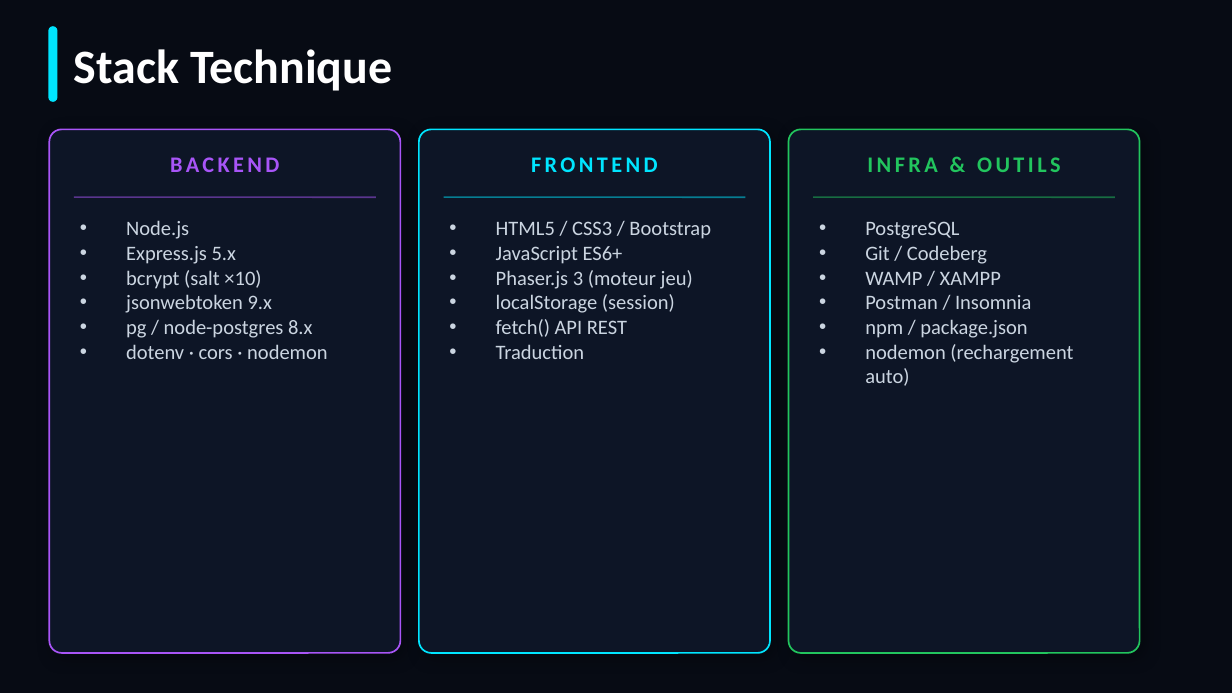
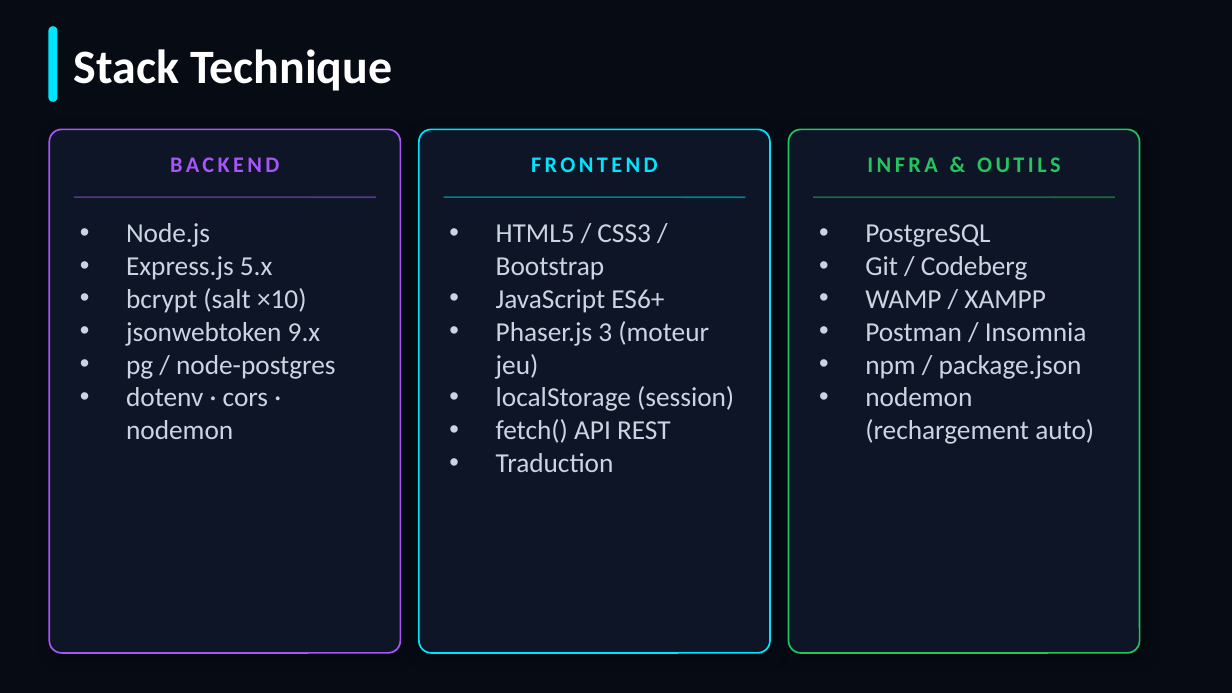
Before and after one commit to Vyzoin/Neuropulse, a slide deck: slide 6 of Presentation_Neuropulse.pptx (slide 5 before the commit). Drawn at 1232x693 pixels with LibreOffice and Linux fonts; fonts in the diff are those of the drawing. Boxes give left, top, right and bottom in pixels: in the first picture for what was removed or moved away, otherwise in the second. Text is boxed around its words. In the diff, an @@ line names an element or a change of style, - is before the commit and + after.

```diff
--- a/Presentation_Neuropulse.pptx
+++ b/Presentation_Neuropulse.pptx
@@ text "HTML5 / CSS3 / Bootstrap" at box(496, 224, 734, 472): size 12 to 16 pt @@
@@ text "PostgreSQL" at box(865, 224, 1094, 444): size 12 to 16 pt @@
@@ text at box(126, 223, 321, 439): size 12 to 16 pt in "Node.js", "Express.js 5.x", "bcrypt (salt ×10)", "jsonwebtoken 9.x" and 1 more places @@
@@ text at box(126, 355, 335, 379): text changed; size 12 to 16 pt @@
-• pg / node-postgres 8.x
+• pg / node-postgres
```
Also in this commit, not shown: 2 slides added, 2 other files.
